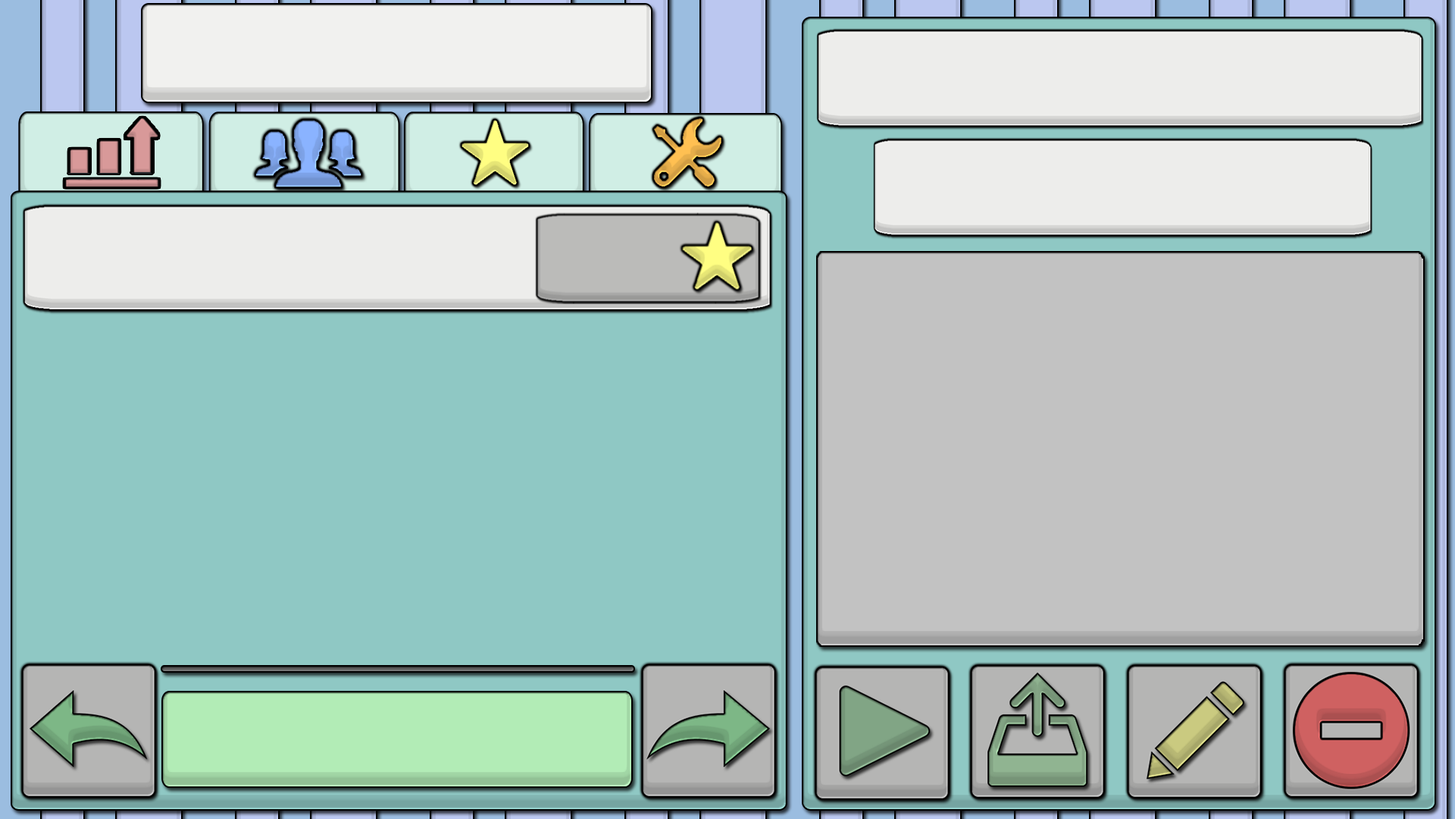
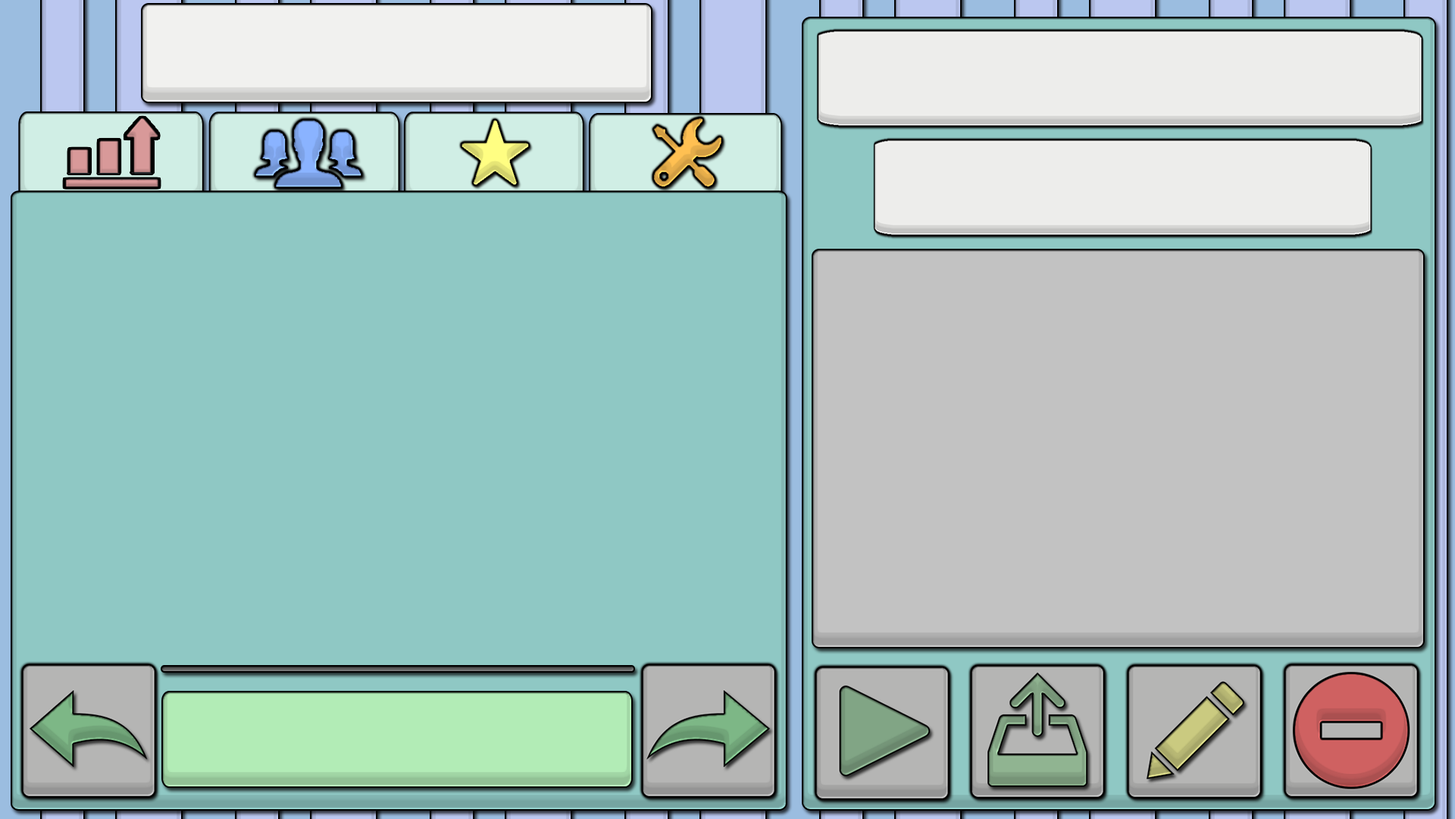
Revision of a layered (1455, 819) image; what changed, layer by layer:
painted on "LevelPreviewBackground", masked it over [811, 248, 1426, 649]
removed layer "FavoriteCount" over [535, 212, 763, 304]
removed layer "LevelBackground" over [21, 203, 774, 315]
